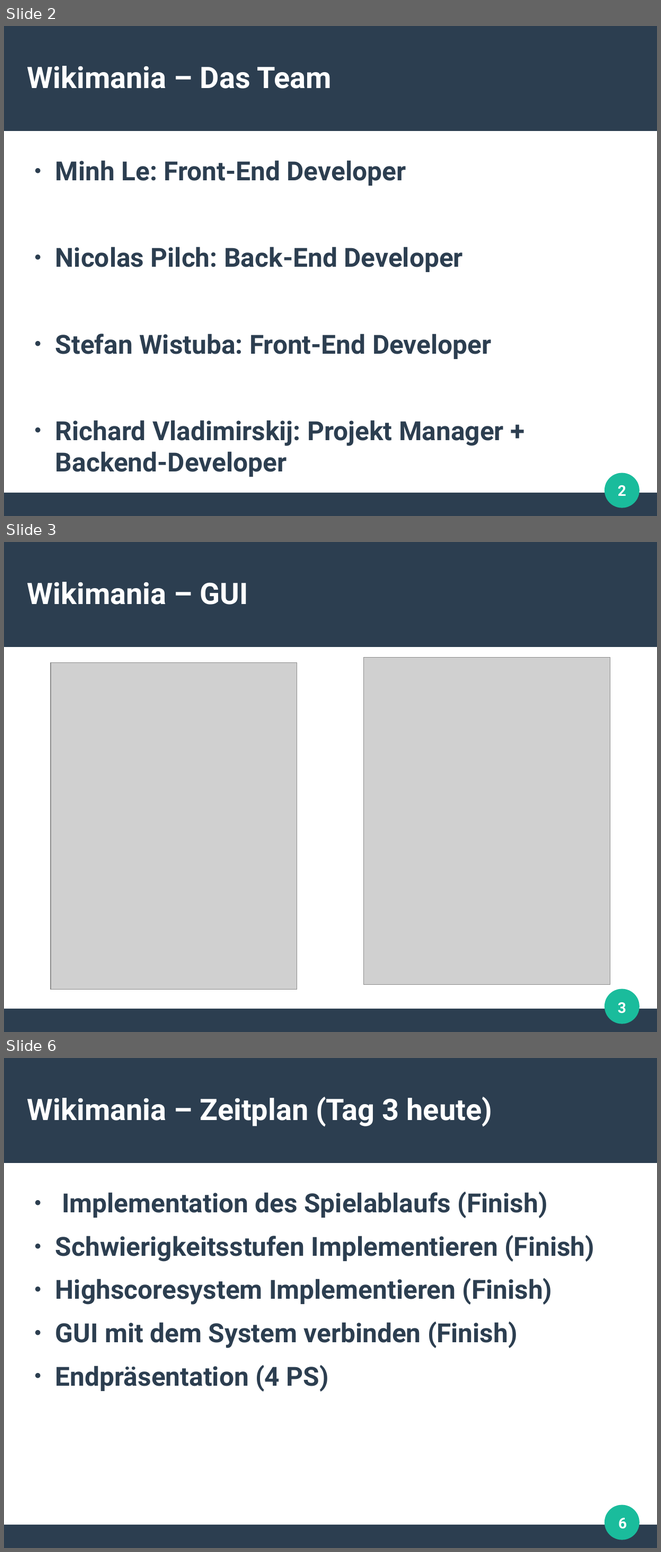
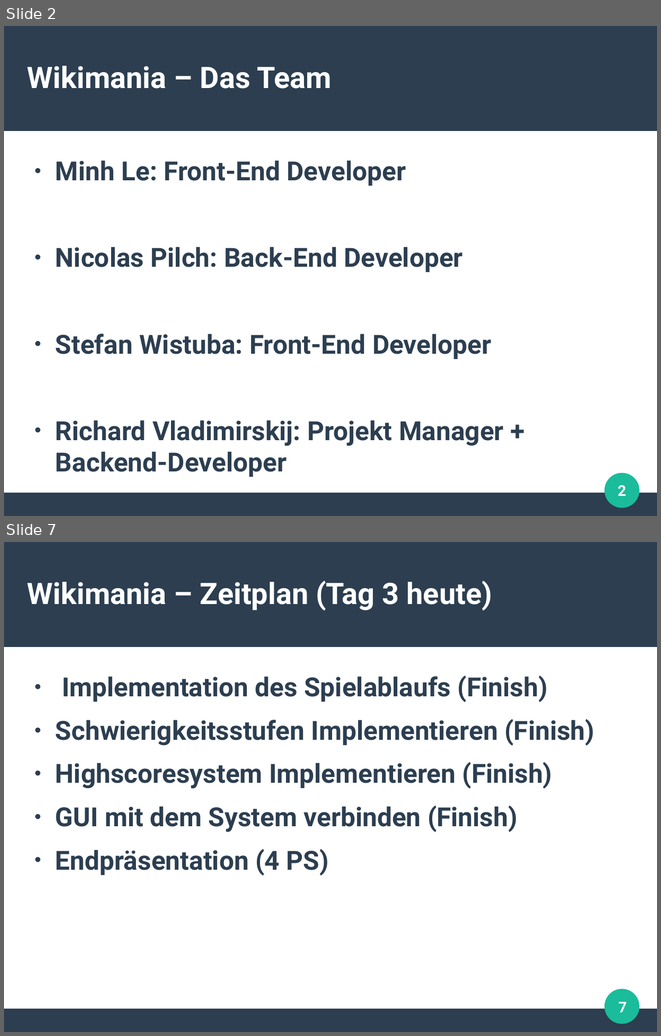
Before and after one commit to limecakeio/wikimania, a slide deck: Docs/StatusReport2.odp. Shown one above the other, each under a label of ours: slides 2, 3 and 6 before the commit, slides 2 and 7 after it; the slides between them are not shown. The pictures are 661x1552 and 661x1036 pixels, drawn with LibreOffice and Linux fonts; fonts in the diff are those of the drawing; grey boxes stand for pictures. Boxes give left, top, right and bottom in pixels: in the first picture for what was removed or moved away, otherwise in the second. Text is boxed around its words. In the diff, an @@ line names an element or a change of style, - is before the commit and + after.

```diff
--- a/Docs/StatusReport2.odp
+++ b/Docs/StatusReport2.odp
@@ slide 3 removed at [4,542,657,1032], background #FFFFFF; not listed: 3 template elements that a slide beside it also shows @@
@@ title removed at [27,582,248,605] @@
-Wikimania – GUI
@@ picture removed at [51,663,297,989] @@
@@ picture removed at [364,657,610,984] @@
@@ page number removed at [618,1002,626,1013] @@
-3
@@ what was slide 6 is now slide 7 @@
@@ page number at [618,1002,627,1012]: text changed @@
-6
+7
```
Also in this commit, not shown: 2 slides changed, 2 slides added, 1 other file.
